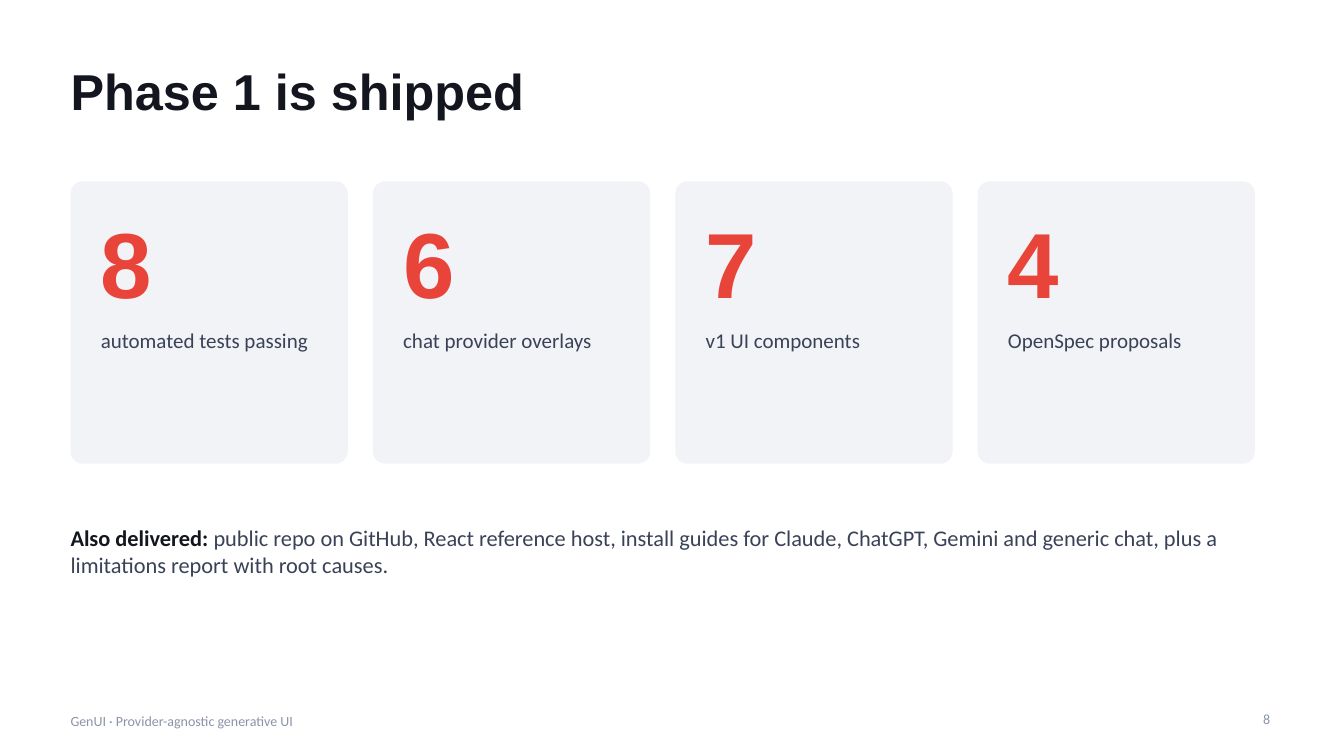
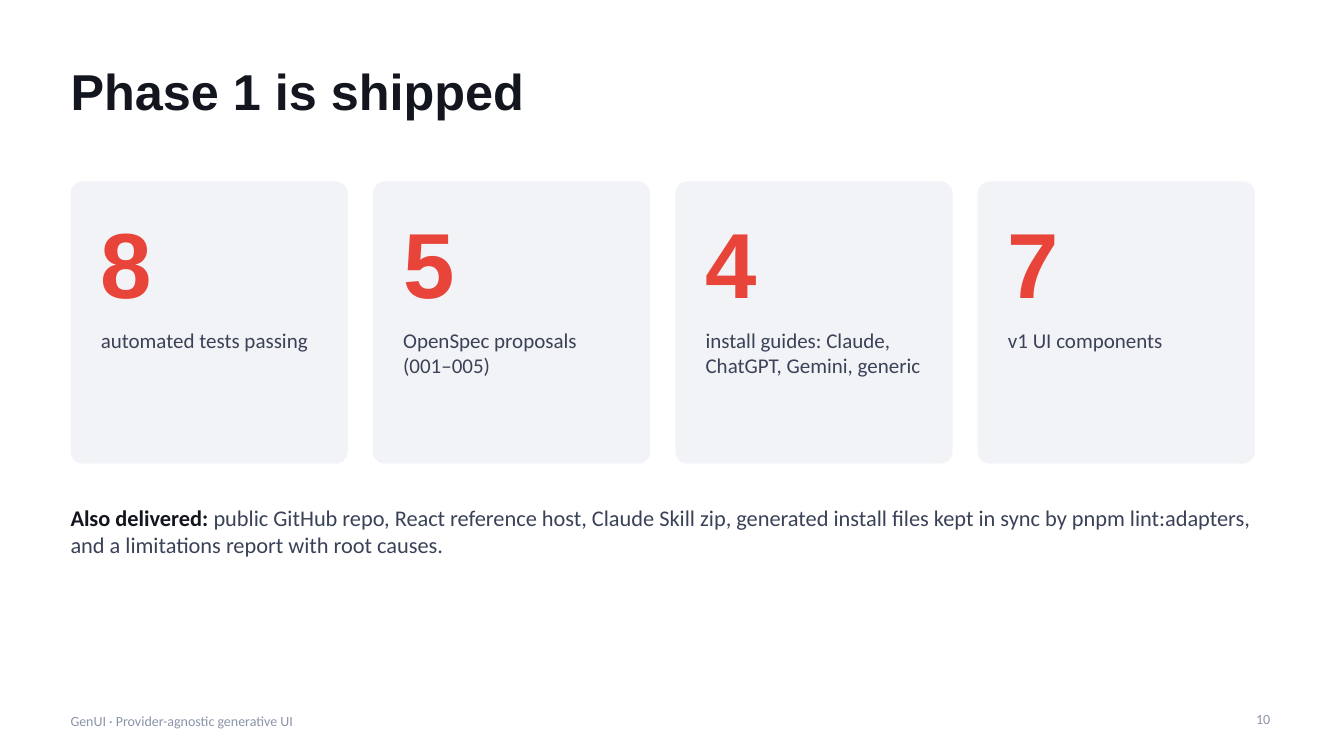
Before and after one commit to noahtan917/gen-ui, a slide deck: slide 10 of docs/GenUI-Presentation.pptx (slide 8 before the commit). Drawn at 1344x756 pixels with LibreOffice and Linux fonts; fonts in the diff are those of the drawing. Boxes give left, top, right and bottom in pixels: in the first picture for what was removed or moved away, otherwise in the second. Text is boxed around its words. In the diff, an @@ line names an element or a change of style, - is before the commit and + after.

Commit message:
Update presentation slides to reflect findings from manual testing of GenUI across various chat hosts. Enhance documentation with detailed observations on installation issues, UI rendering limitations, and interaction semantics. Revise slide titles and content for clarity, ensuring accurate representation of capabilities and constraints for each provider. Include new insights on the persistent Claude Skill and the necessity of raw URL installs for optimal functionality.

```diff
--- a/docs/GenUI-Presentation.pptx
+++ b/docs/GenUI-Presentation.pptx
@@ text at (x1=403, y1=234, x2=454, y2=299): text changed @@
-6
+5
@@ text at (x1=706, y1=234, x2=757, y2=298): text changed @@
-7
+4
@@ text at (x1=1008, y1=234, x2=1059, y2=298): text changed @@
-4
+7
@@ text "v1 UI components" moved from (x1=706, y1=334, x2=860, y2=352) to (x1=1008, y1=334, x2=1162, y2=352) @@
@@ text at (x1=403, y1=333, x2=576, y2=376): text changed @@
-chat provider overlays
+OpenSpec proposals (001–005)
@@ text added at (x1=706, y1=333, x2=921, y2=377), 15 pt, text #3A4258 @@
+install guides: Claude, ChatGPT, Gemini, generic
@@ text removed at (x1=1008, y1=333, x2=1181, y2=352) @@
-OpenSpec proposals
@@ text at (x1=71, y1=510, x2=1250, y2=557): text changed @@
-Also delivered: public repo on GitHub, React reference host, install guides for Claude, ChatGPT, Gemini and generic chat, plus a limitations report with root causes.
+Also delivered: public GitHub repo, React reference host, Claude Skill zip, generated install files kept in sync by pnpm lint:adapters, and a limitations report with root causes.
@@ page number at (x1=1256, y1=715, x2=1270, y2=724): text changed @@
-8
+10
```
Also in this commit, not shown: 3 other slides changed, 4 slides added, 2 slides removed, 1 other file.
